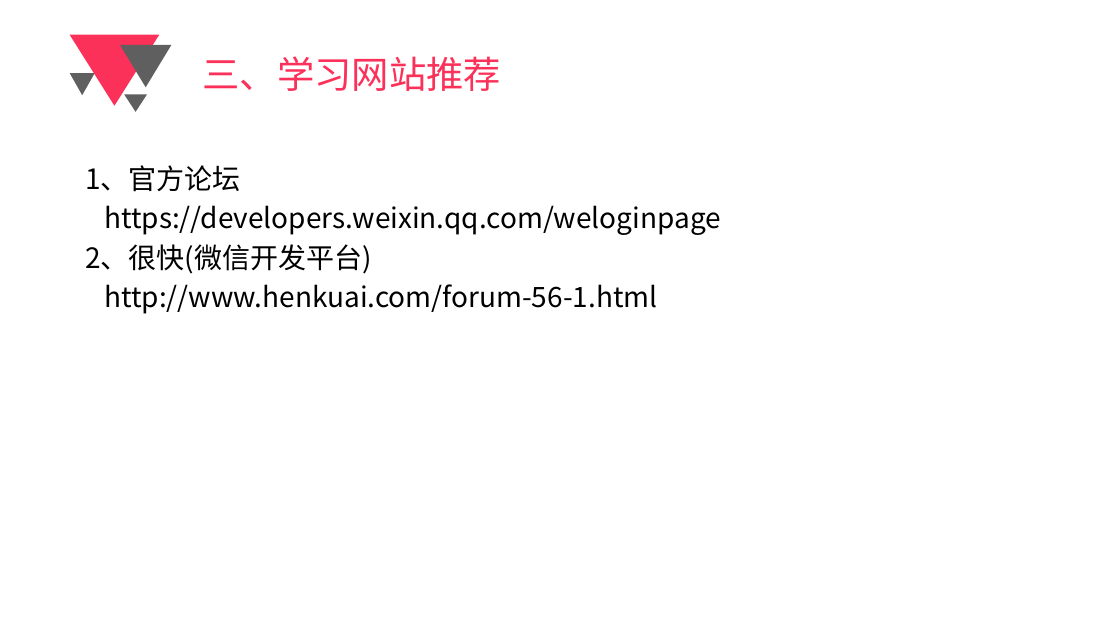
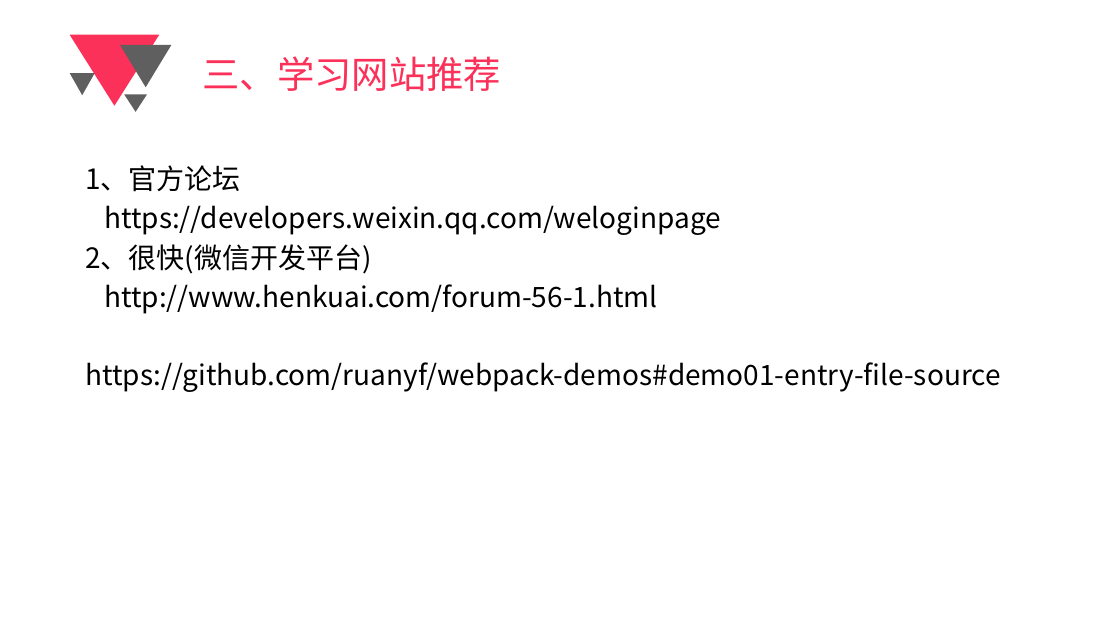
Before and after one commit to ztaintian/wechat, a slide deck: slide 8 of 微信小程序.pptx. Drawn at 1120x630 pixels with LibreOffice and Linux fonts; fonts in the diff are those of the drawing. Boxes give left, top, right and bottom in pixels: in the first picture for what was removed or moved away, otherwise in the second. Text is boxed around its words. In the diff, an @@ line names an element or a change of style, - is before the commit and + after.

Commit message:
gg

```diff
--- a/微信小程序.pptx
+++ b/微信小程序.pptx
@@ text at [85, 362, 1000, 392]: paragraph added @@
+https://github.com/ruanyf/webpack-demos#demo01-entry-file-source
```
